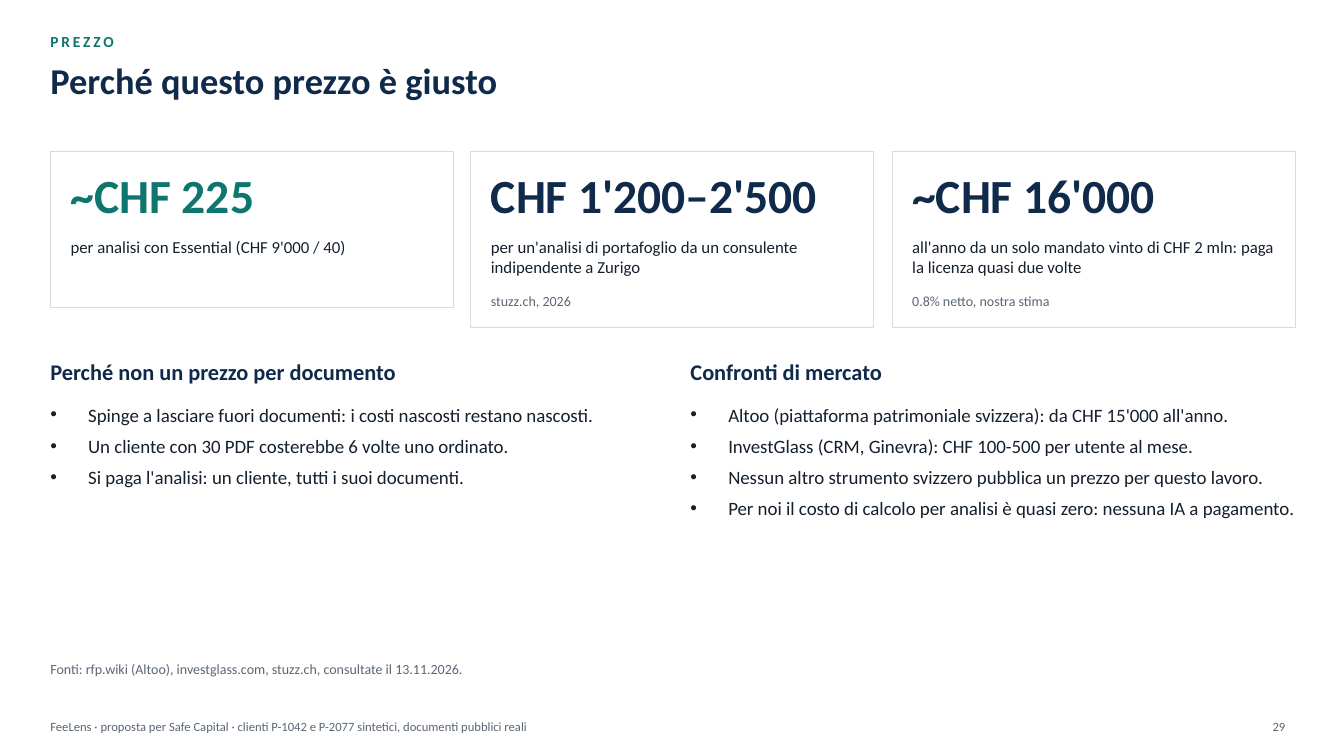
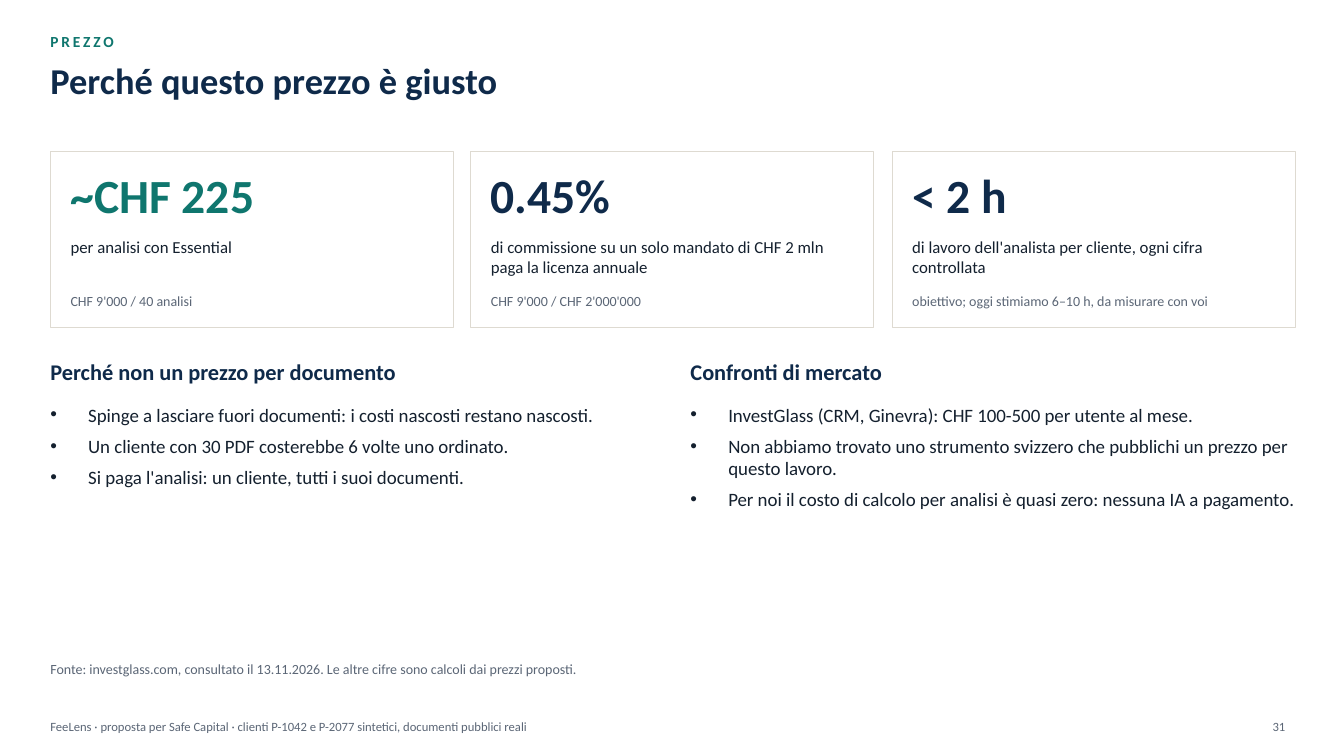
Before and after one commit to rossotti-alessandro/PortfolioCostEngine, a slide deck: slide 31 of slides/FeeLens_Proposta_IT.pptx (slide 29 before the commit). Drawn at 1344x756 pixels with LibreOffice and Linux fonts; fonts in the diff are those of the drawing. Boxes give left, top, right and bottom in pixels: in the first picture for what was removed or moved away, otherwise in the second. Text is boxed around its words. In the diff, an @@ line names an element or a change of style, - is before the commit and + after.

```diff
--- a/slides/FeeLens_Proposta_IT.pptx
+++ b/slides/FeeLens_Proposta_IT.pptx
@@ rectangle: place and size @@
-rectangle at (50, 151, 454, 308)
+rectangle at (50, 151, 454, 328)
@@ text at (947, 179, 1007, 213): text changed @@
-~CHF 16'000
+< 2 h
@@ text at (491, 180, 611, 214): text changed @@
-CHF 1'200–2'500
+0.45%
@@ text at (71, 241, 232, 256): text changed @@
-per analisi con Essential (CHF 9'000 / 40)
+per analisi con Essential
@@ text at (491, 241, 824, 276): text changed @@
-per un'analisi di portafoglio da un consulente indipendente a Zurigo
+di commissione su un solo mandato di CHF 2 mln paga la licenza annuale
@@ text at (912, 241, 1203, 273): text changed @@
-all'anno da un solo mandato vinto di CHF 2 mln: paga la licenza quasi due volte
+di lavoro dell'analista per cliente, ogni cifra controllata
@@ text added at (71, 296, 193, 306), 10 pt, text #5B6676 @@
+CHF 9'000 / 40 analisi
@@ text at (491, 296, 641, 306): text changed @@
-stuzz.ch, 2026
+CHF 9'000 / CHF 2'000'000
@@ text at (912, 296, 1208, 309): text changed @@
-0.8% netto, nostra stima
+obiettivo; oggi stimiamo 6–10 h, da misurare con voi
@@ text at (728, 408, 1228, 425): paragraph removed @@
-• Altoo (piattaforma patrimoniale svizzera): da CHF 15'000 all'anno.
@@ text at (728, 440, 1288, 478): text changed @@
-• Nessun altro strumento svizzero pubblica un prezzo per questo lavoro.
+• Non abbiamo trovato uno strumento svizzero che pubblichi un prezzo per questo lavoro.
@@ text at (50, 664, 577, 677): text changed @@
-Fonti: rfp.wiki (Altoo), investglass.com, stuzz.ch, consultate il 13.11.2026.
+Fonte: investglass.com, consultato il 13.11.2026. Le altre cifre sono calcoli dai prezzi proposti.
@@ page number at (1273, 723, 1286, 731): text changed @@
-29
+31
```
Also in this commit, not shown: 16 other slides changed, 2 slides added, 36 other files.
